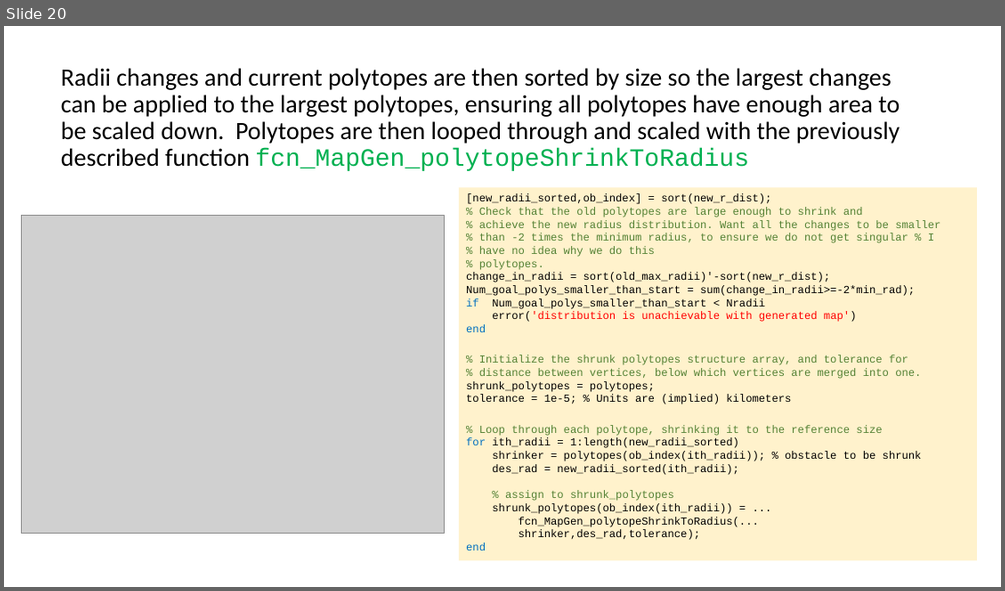
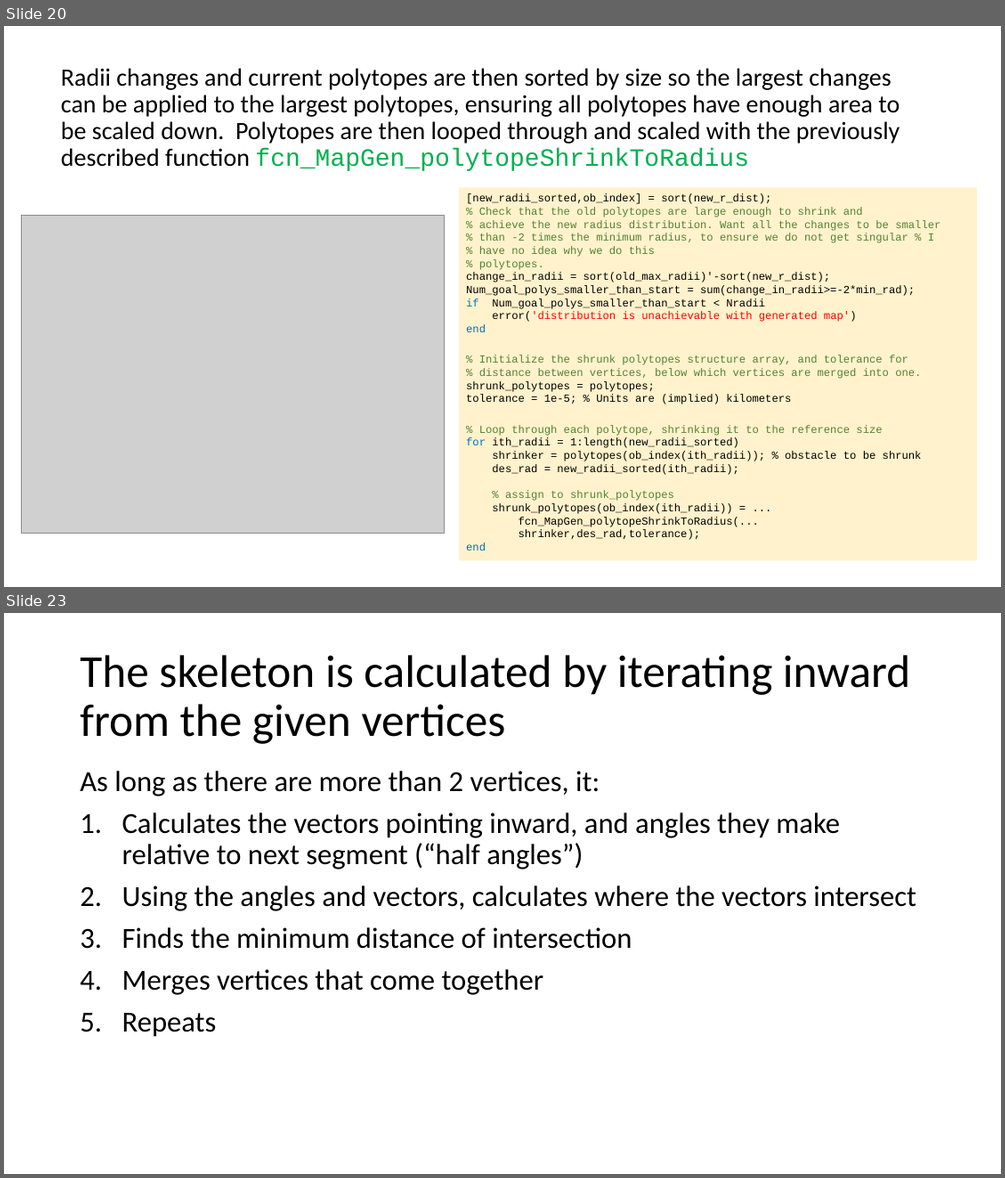
Before and after one commit to ivsg-psu/PathPlanning_MapTools_MapGenClassLibrary, a slide deck: Documents/MapGenClassLibrary.pptx. Shown one above the other, each under a label of ours: slide 20 before the commit, slides 20 and 23 after it; the slides between them are not shown. The pictures are 1005x591 and 1005x1178 pixels, drawn with LibreOffice and Linux fonts; fonts in the diff are those of the drawing; grey boxes stand for pictures. Boxes give left, top, right and bottom in pixels: in the first picture for what was removed or moved away, otherwise in the second. Text is boxed around its words. In the diff, an @@ line names an element or a change of style, - is before the commit and + after.

```diff
--- a/Documents/MapGenClassLibrary.pptx
+++ b/Documents/MapGenClassLibrary.pptx
@@ slide 23 added at box(4, 613, 1001, 1174), background #FFFFFF @@
@@ title added at box(80, 655, 910, 744), 44 pt, text #000000 @@
+The skeleton is calculated by iterating inward from the given vertices
@@ text added at box(80, 771, 916, 1037), 28 pt, text #000000 @@
+As long as there are more than 2 vertices, it:
+1. Calculates the vectors pointing inward, and angles they make relative to next segment (“half angles”)
+2. Using the angles and vectors, calculates where the vectors intersect
+3. Finds the minimum distance of intersection
+4. Merges vertices that come together
+5. Repeats
```
Also in this commit, not shown: 15 other slides added, 6 other files.
